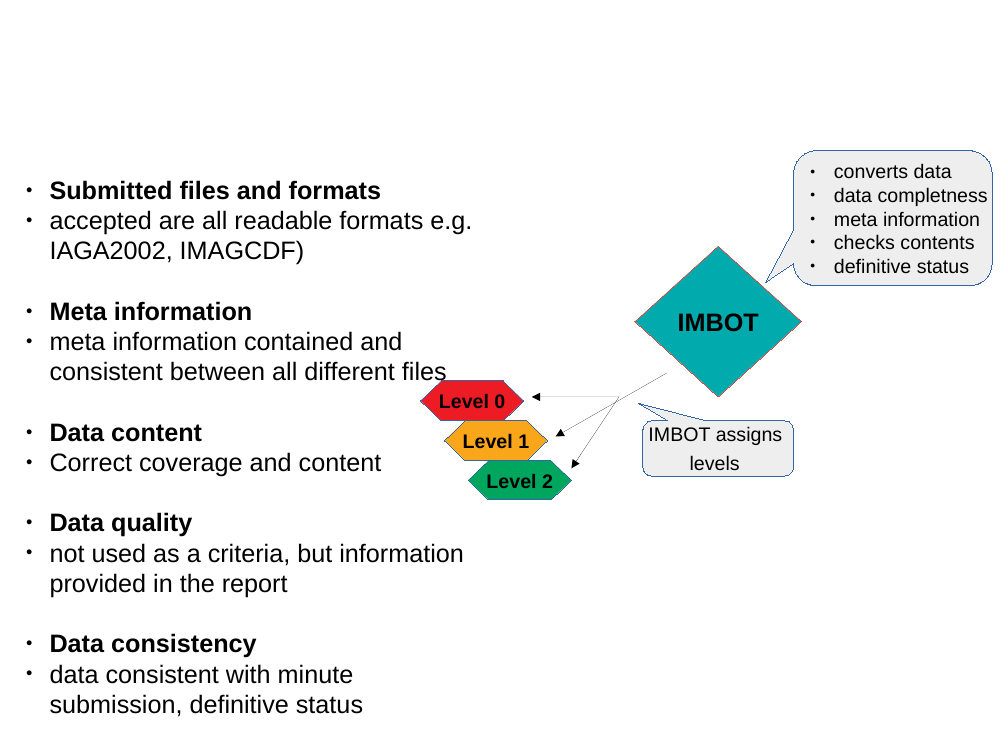
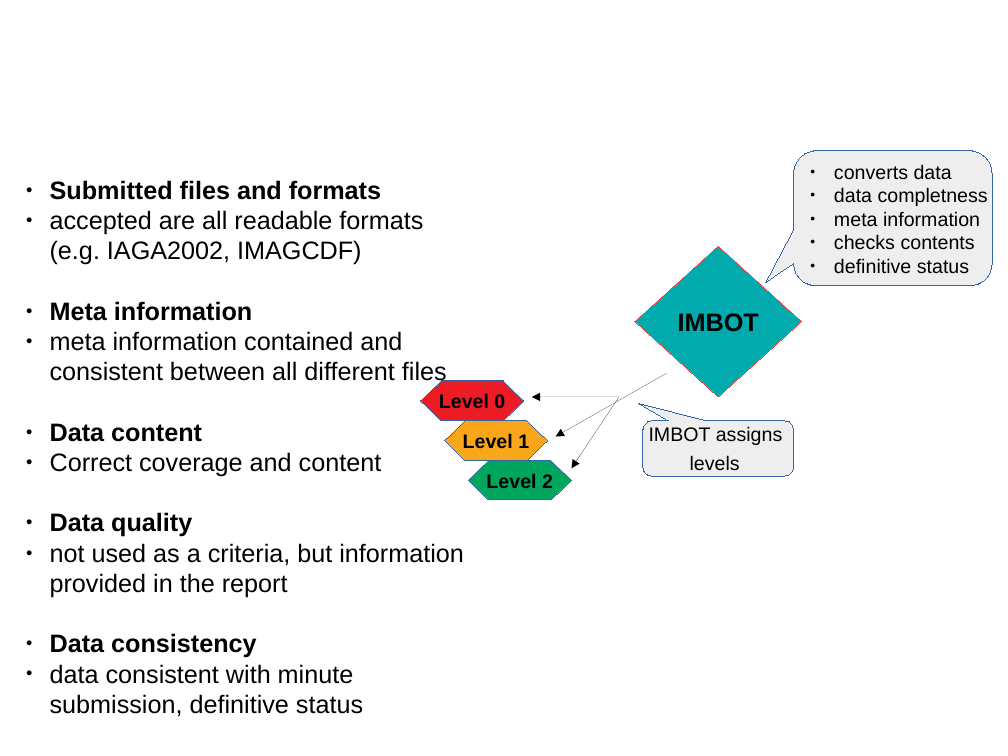
Before and after one commit to INTERMAGNET/IMBOT, a slide deck: slide 9 of documentation/imbot.pptx. Drawn at 1008x756 pixels with LibreOffice and Linux fonts; fonts in the diff are those of the drawing; background and template pictures are left out. Boxes give left, top, right and bottom in pixels: in the first picture for what was removed or moved away, otherwise in the second. Text is boxed around its words. In the diff, an @@ line names an element or a change of style, - is before the commit and + after.

```diff
--- a/documentation/imbot.pptx
+++ b/documentation/imbot.pptx
@@ text at bbox=[50, 210, 423, 265]: text changed @@
-● accepted are all readable formats e.g. IAGA2002, IMAGCDF)
+● accepted are all readable formats (e.g. IAGA2002, IMAGCDF)
```
Also in this commit, not shown: 8 other slides changed, 4 slides added, 1 slide removed, 1 other file.
